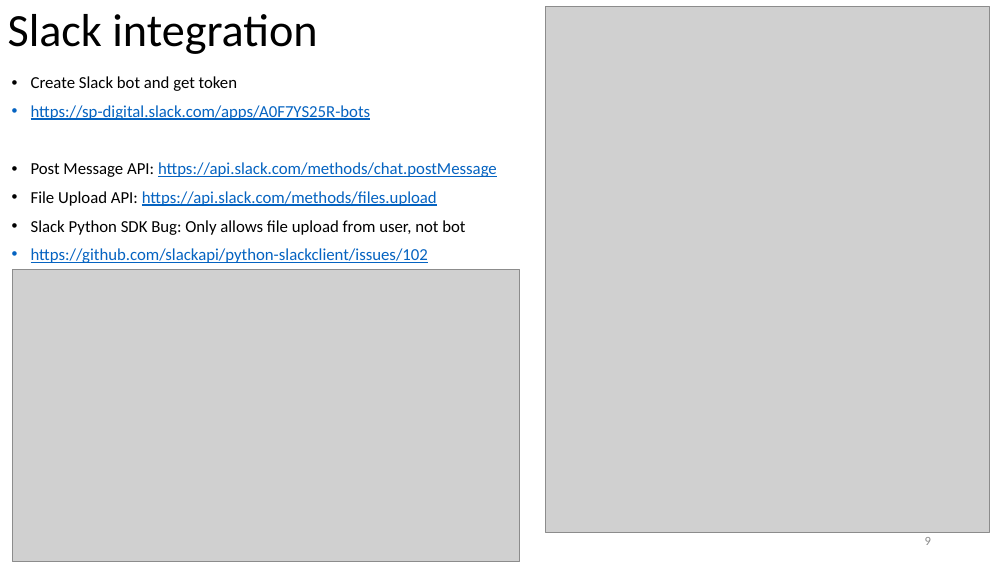
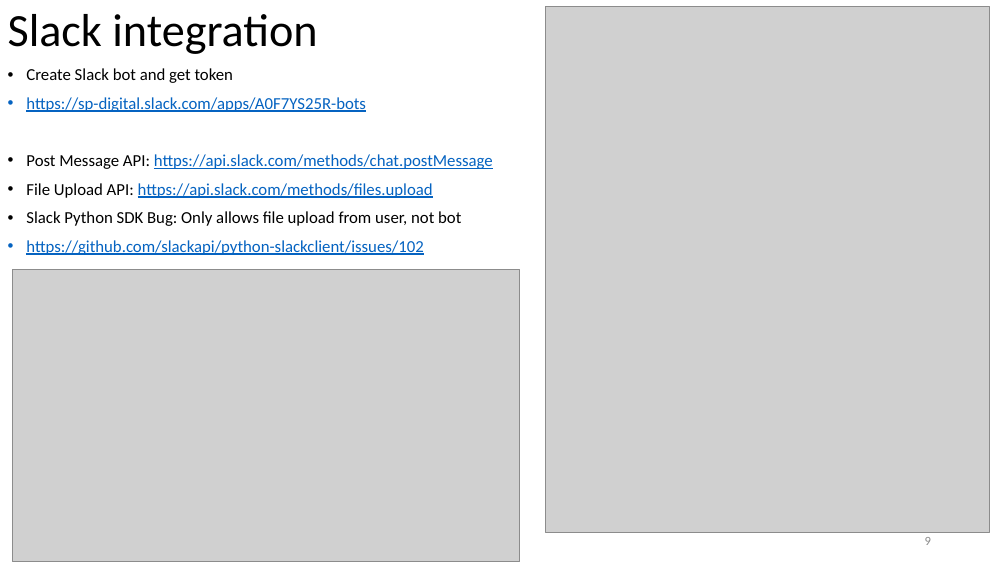
Before and after one commit to yeokm1/sp-iot-doorbell, a slide deck: slide 9 of sp-iot-doorbell-slides.pptx. Drawn at 1008x567 pixels with LibreOffice and Linux fonts; fonts in the diff are those of the drawing; grey boxes stand for pictures. Boxes give left, top, right and bottom in pixels: in the first picture for what was removed or moved away, otherwise in the second. Text is boxed around its words. In the diff, an @@ line names an element or a change of style, - is before the commit and + after.

```diff
--- a/sp-iot-doorbell-slides.pptx
+++ b/sp-iot-doorbell-slides.pptx
@@ text "Create Slack bot and get ...": place and size @@
-text "Create Slack bot and get ..." at box(31, 76, 497, 263)
+text "Create Slack bot and get ..." at box(26, 68, 493, 255)
```
Also in this commit, not shown: 1 other slide changed, 1 slide added.
